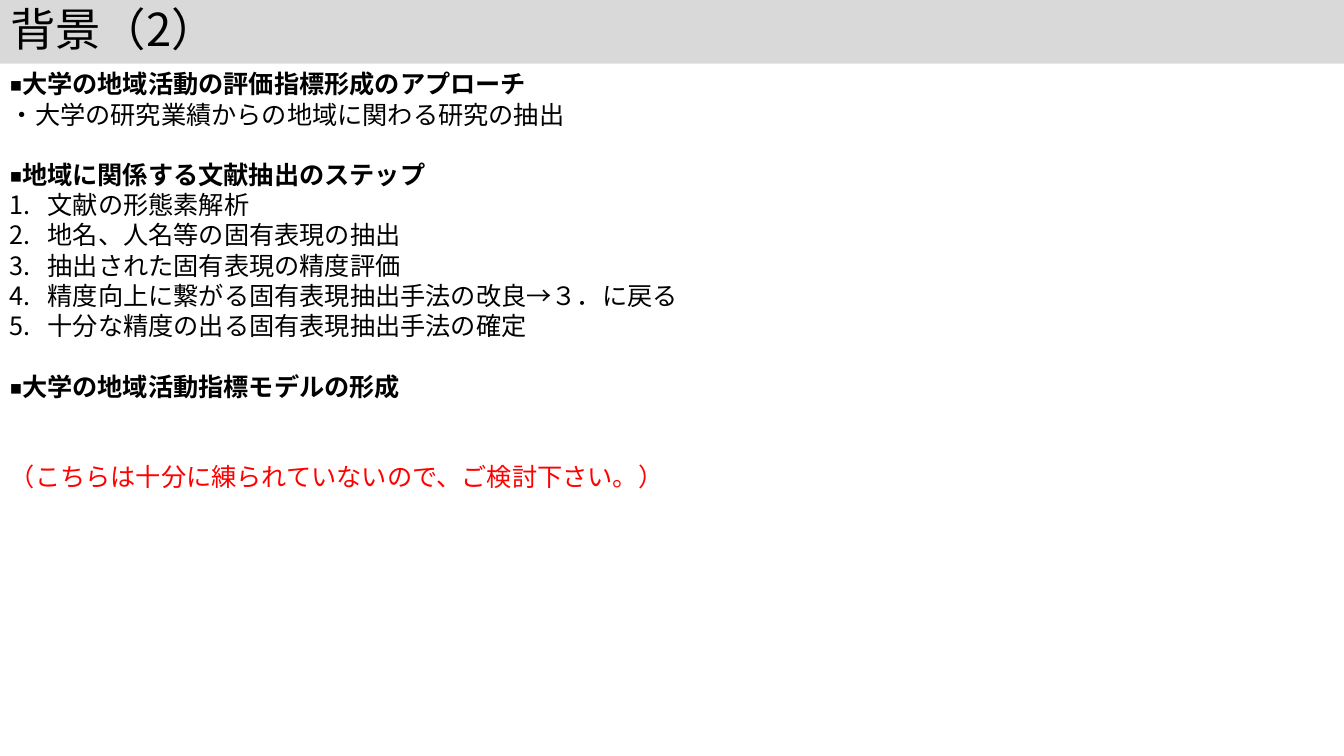
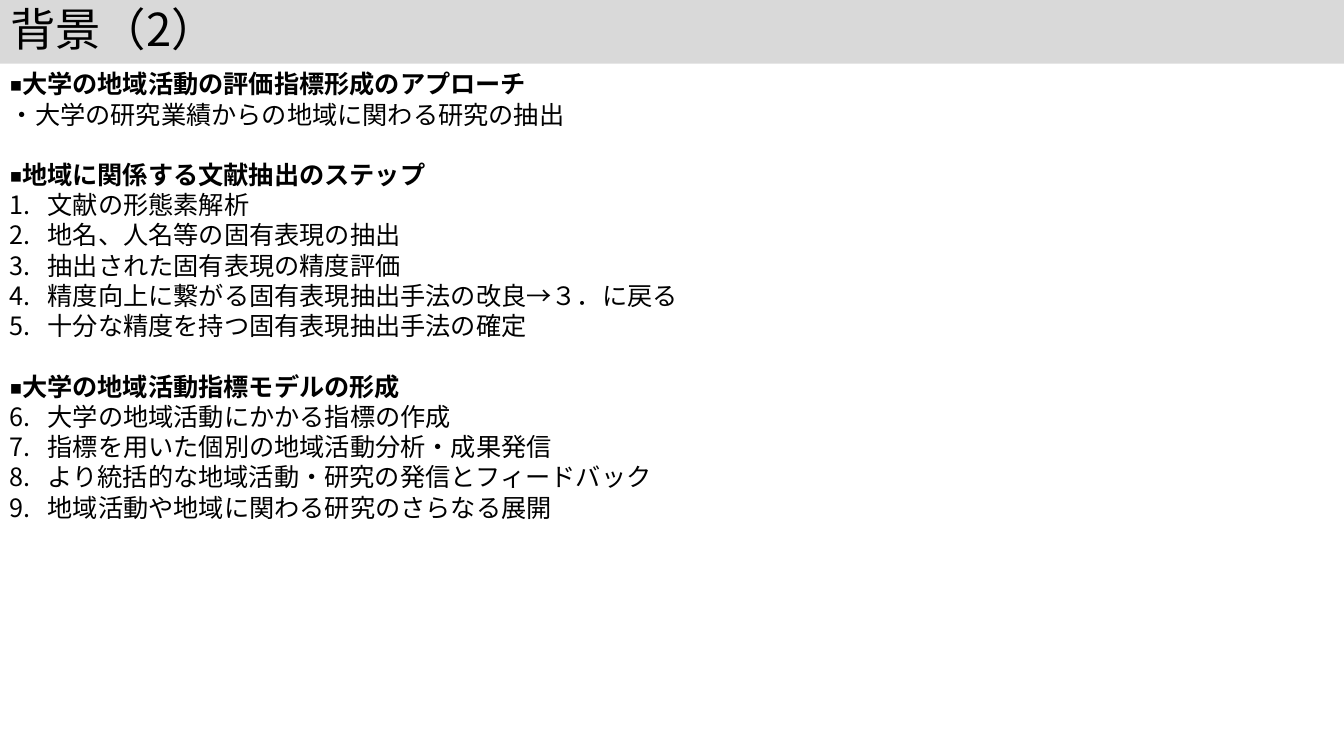
Before and after one commit to kouamano/nihongo-region-name-extract, a slide deck: slide 3 of jsik2026taikai_rev.pptx (slide 5 before the commit). Drawn at 1344x756 pixels with LibreOffice and Linux fonts; fonts in the diff are those of the drawing. Boxes give left, top, right and bottom in pixels: in the first picture for what was removed or moved away, otherwise in the second. Text is boxed around its words. In the diff, an @@ line names an element or a change of style, - is before the commit and + after.

Commit message:
add

```diff
--- a/jsik2026taikai_rev.pptx
+++ b/jsik2026taikai_rev.pptx
@@ text at <box>48,313,527,337</box>: text changed @@
-5. 十分な精度の出る固有表現抽出手法の確定
+5. 十分な精度を持つ固有表現抽出手法の確定
@@ text at <box>48,404,652,519</box>: text changed; text colour #FF0000 to #000000 @@
-（こちらは十分に練られていないので、ご検討下さい。）
+1. 大学の地域活動にかかる指標の作成
+2. 指標を用いた個別の地域活動分析・成果発信
+3. より統括的な地域活動・研究の発信とフィードバック
+4. 地域活動や地域に関わる研究のさらなる展開
```
Also in this commit, not shown: 1 slide added.
